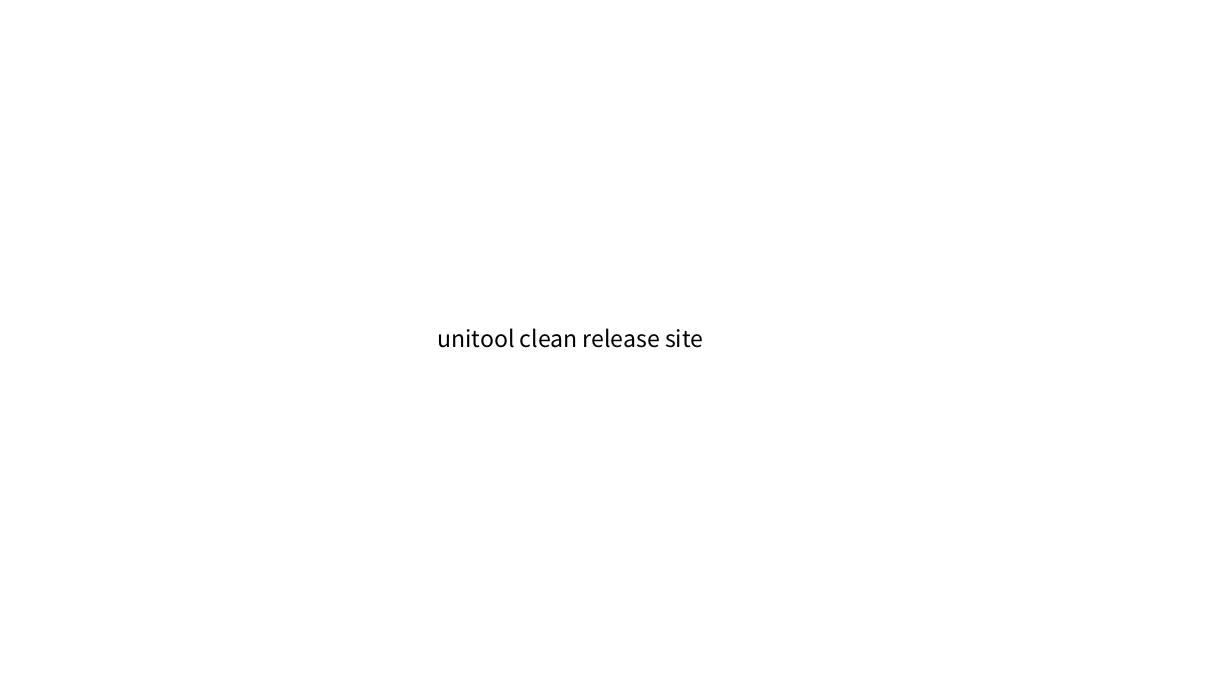
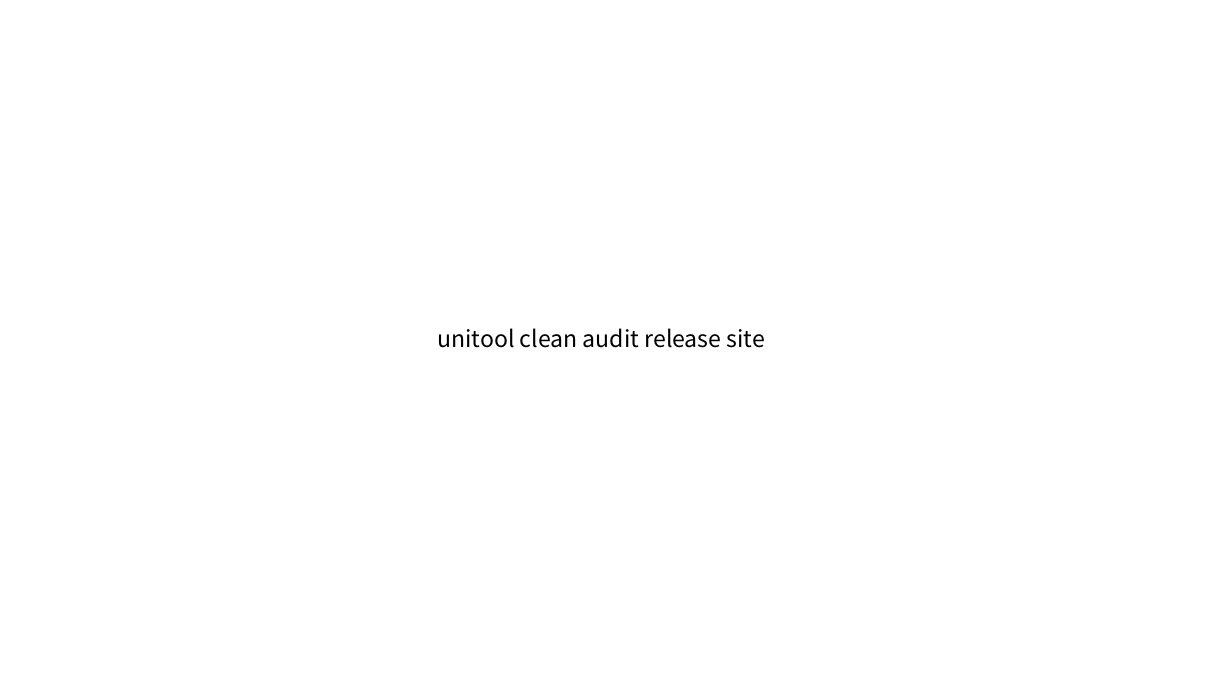
Before and after one commit to zhbhun/unitool, a slide deck: slide 26 of docs/origin/README.pptx. Drawn at 1232x693 pixels with LibreOffice and Linux fonts; fonts in the diff are those of the drawing. Boxes give left, top, right and bottom in pixels: in the first picture for what was removed or moved away, otherwise in the second. Text is boxed around its words. In the diff, an @@ line names an element or a change of style, - is before the commit and + after.

```diff
--- a/docs/origin/README.pptx
+++ b/docs/origin/README.pptx
@@ text at (437,328,765,348): text changed @@
-unitool clean release site
+unitool clean audit release site
```
Also in this commit, not shown: 3 other slides changed, 4 other files.
